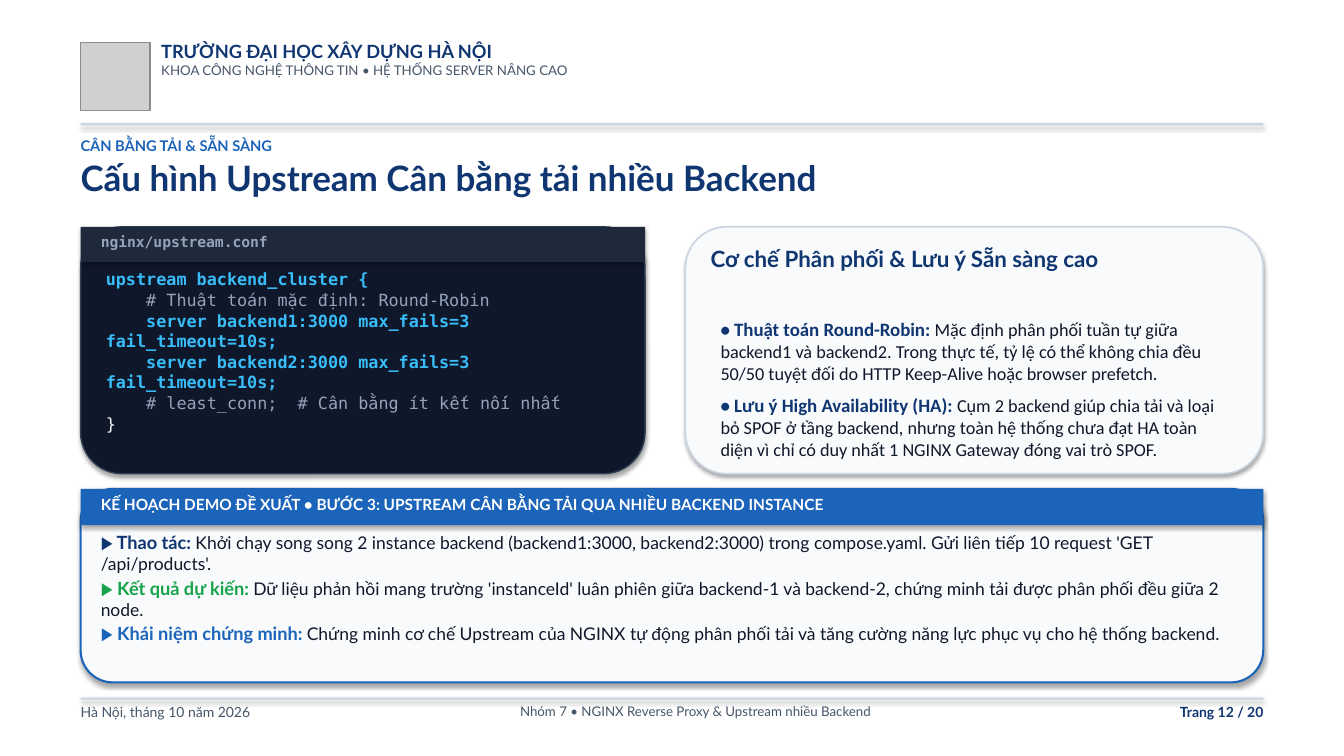
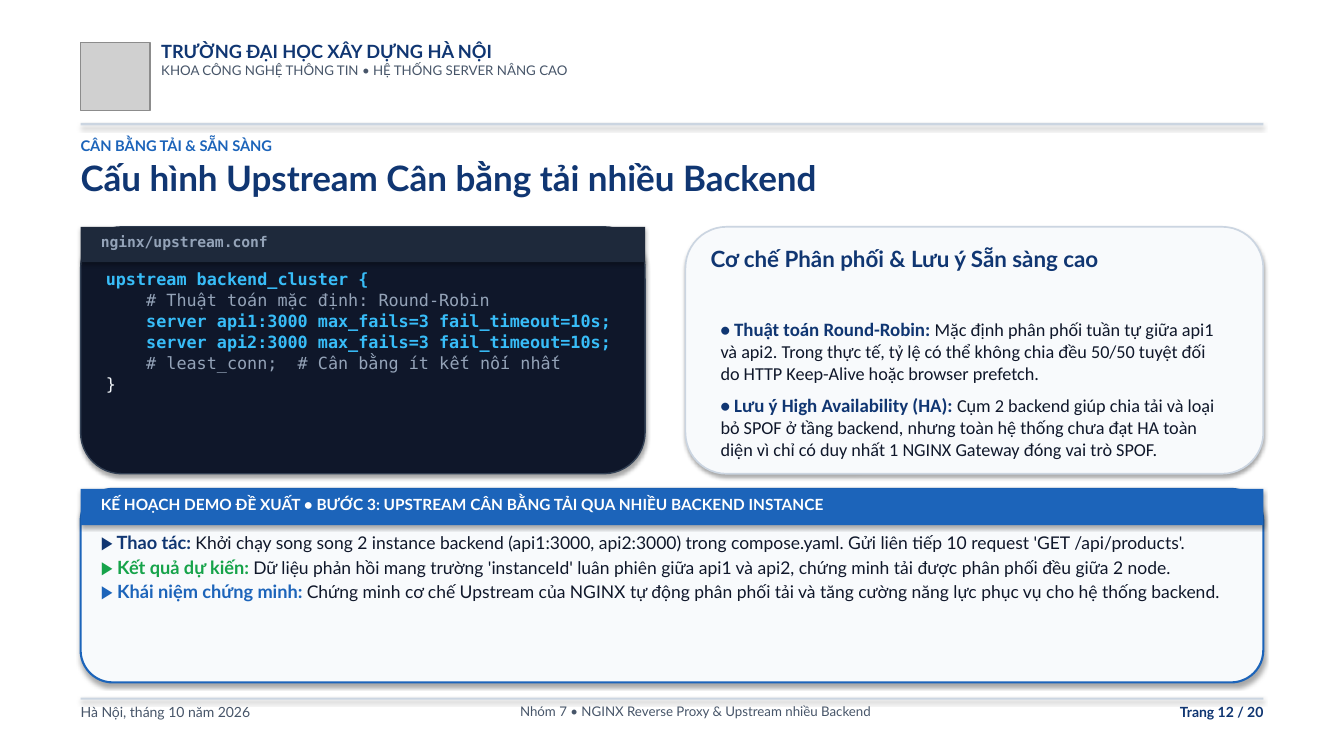
Before and after one commit to nguyentatmanh/Cau-hinh-NGINX-Reverse_Proxy-Upstream-nhieu-backend, a slide deck: slide 12 of NGINX_Buoi_8_Nhom_7.pptx. Drawn at 1344x756 pixels with LibreOffice and Linux fonts; fonts in the diff are those of the drawing; grey boxes stand for pictures. Boxes give left, top, right and bottom in pixels: in the first picture for what was removed or moved away, otherwise in the second. Text is boxed around its words. In the diff, an @@ line names an element or a change of style, - is before the commit and + after.

```diff
--- a/NGINX_Buoi_8_Nhom_7.pptx
+++ b/NGINX_Buoi_8_Nhom_7.pptx
@@ text at (146,314,611,352): text changed @@
-server backend1:3000 max_fails=3 fail_timeout=10s;
-server backend2:3000 max_fails=3 fail_timeout=10s;
+server api1:3000 max_fails=3 fail_timeout=10s;
+server api2:3000 max_fails=3 fail_timeout=10s;
@@ text at (721,322,1214,383): text changed @@
-• Thuật toán Round-Robin: Mặc định phân phối tuần tự giữa backend1 và backend2. Trong thực tế, tỷ lệ có thể không chia đều 50/50 tuyệt đối do HTTP Keep-Alive hoặc browser prefetch.
+• Thuật toán Round-Robin: Mặc định phân phối tuần tự giữa api1 và api2. Trong thực tế, tỷ lệ có thể không chia đều 50/50 tuyệt đối do HTTP Keep-Alive hoặc browser prefetch.
@@ text at (117,535,1185,578): text changed @@
-▶ Thao tác: Khởi chạy song song 2 instance backend (backend1:3000, backend2:3000) trong compose.yaml. Gửi liên tiếp 10 request 'GET /api/products'.
-▶ Kết quả dự kiến: Dữ liệu phản hồi mang trường 'instanceId' luân phiên giữa backend-1 và backend-2, chứng minh tải được phân phối đều giữa 2 node.
+▶ Thao tác: Khởi chạy song song 2 instance backend (api1:3000, api2:3000) trong compose.yaml. Gửi liên tiếp 10 request 'GET /api/products'.
+▶ Kết quả dự kiến: Dữ liệu phản hồi mang trường 'instanceId' luân phiên giữa api1 và api2, chứng minh tải được phân phối đều giữa 2 node.
```
Also in this commit, not shown: 7 other slides changed, 4 other files.
